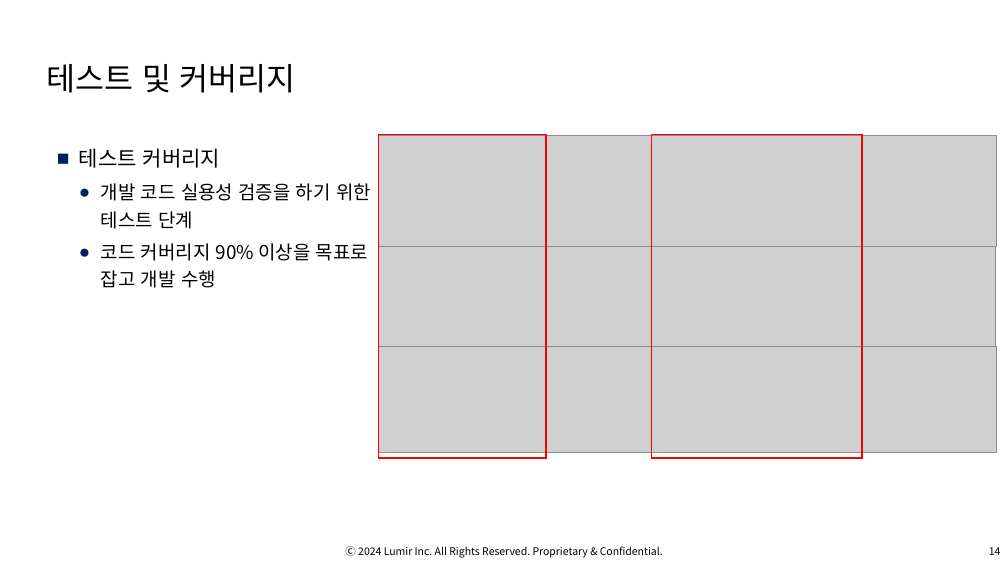
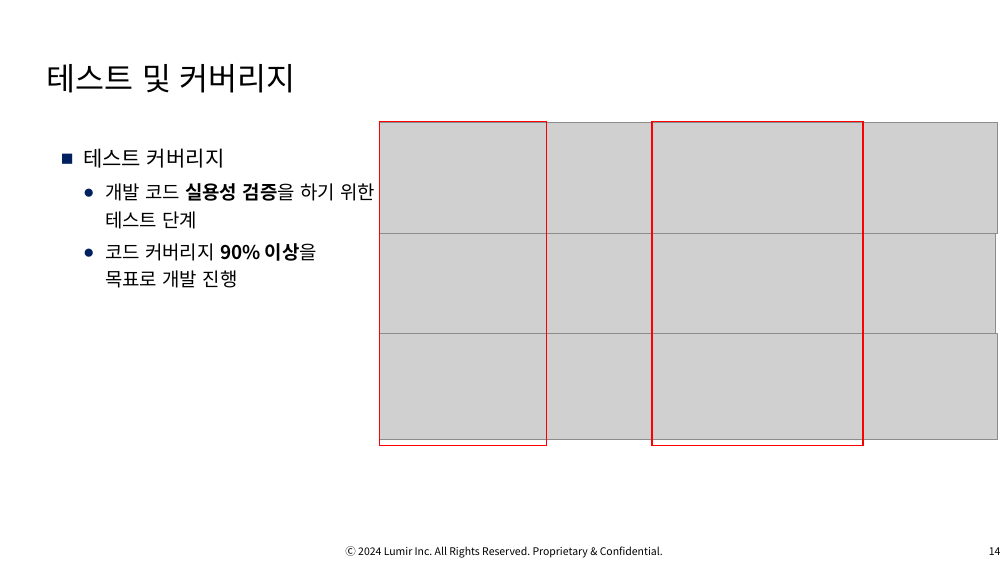
Before and after one commit to OsterRepository/OsterRepository, a slide deck: slide 15 of 기술 7부 김민수 성과 발표.pptx. Drawn at 1008x567 pixels with LibreOffice and Linux fonts; fonts in the diff are those of the drawing; grey boxes stand for pictures; background and template pictures are left out. Boxes give left, top, right and bottom in pixels: in the first picture for what was removed or moved away, otherwise in the second. Text is boxed around its words. In the diff, an @@ line names an element or a change of style, - is before the commit and + after.

```diff
--- a/기술 7부 김민수 성과 발표.pptx
+++ b/기술 7부 김민수 성과 발표.pptx
@@ 2 pictures, 2 rectangles: place and size @@
-2 pictures, 2 rectangles at box(379, 135, 997, 458)
+2 pictures, 2 rectangles at box(380, 122, 997, 445)
@@ picture: place and size @@
-picture at box(379, 135, 997, 247)
+picture at box(380, 123, 997, 234)
@@ text at box(105, 183, 375, 229): bold on in "실용성 검증을" @@
@@ text at box(105, 243, 317, 288): text changed @@
-  ● 코드 커버리지 90% 이상을 목표로 잡고 개발 수행
+  ● 코드 커버리지 90% 이상을
+    목표로 개발 진행
```
Also in this commit, not shown: 11 other slides changed, 2 slides added.
